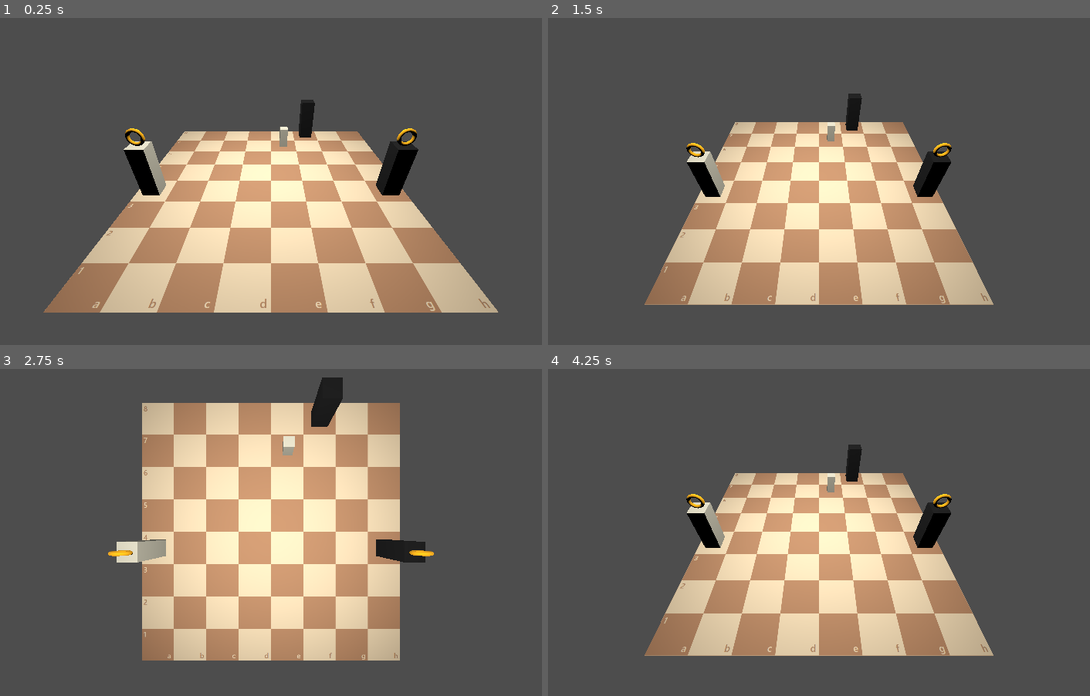
Above: before the commit, frames 1-4 (two rows, left to right).
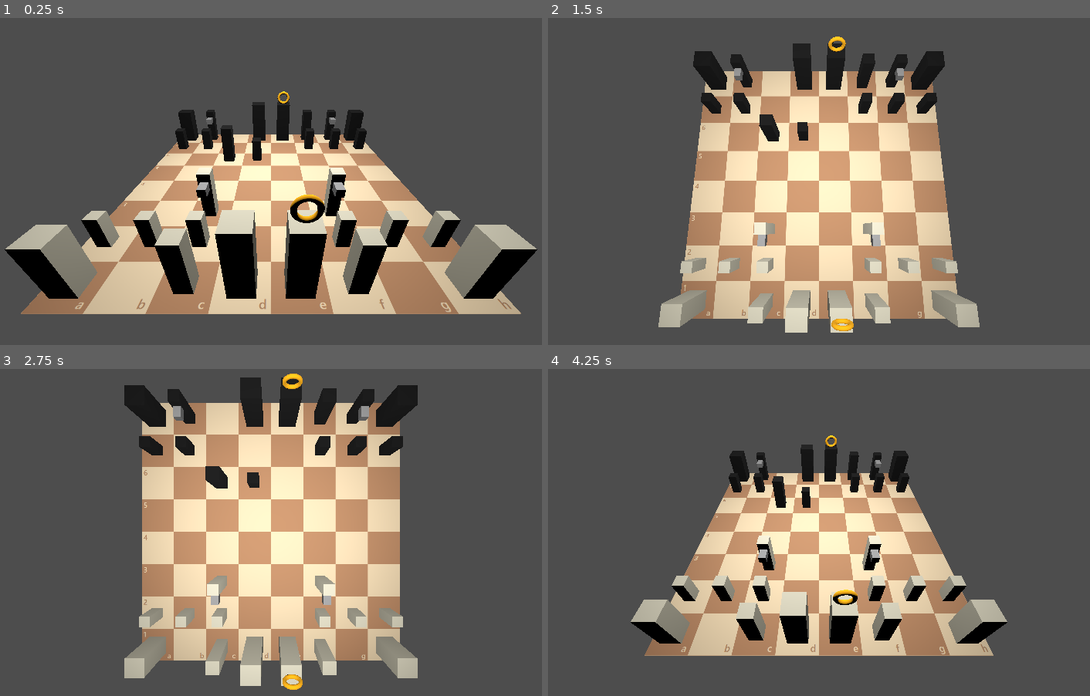
Above: after the commit, the same moments.

Repository: kuboi1/godot-chess-3d
Game: Godot game, scene res://scenes/main.tscn
Same seed, same stepped clock (60 frames per second), same inputs: the game is played once before the commit and once after it.
Inputs (mouse positions are in pixels of both pictures, inside the frame that each line leads up to):
- Up to frame 1 (0.25 s): no input
- Up to frame 2 (1.5 s): move the mouse to (954, 161) at 0.52 s; hold W (chess_camera_up) 0.53-1.28 s; click (954, 161) at 0.67 s; move the mouse to (694, 197) at 1.27 s; tap S (chess_camera_down) at 1.35 s; click (694, 197) at 1.42 s
- Up to frame 3 (2.75 s): tap W (chess_camera_up) at 1.55 s; move the mouse to (330, 454) at 2.02 s; hold W (chess_camera_up) from 2.03 s (still down); click (330, 454) at 2.17 s
- Up to frame 4 (4.25 s): move the mouse to (786, 601) at 2.77 s; release W (chess_camera_up) at 2.78 s; tap W (chess_camera_up) at 2.85, 3.8 s; click (786, 601) at 2.92 s; tap Enter at 3.5 s; move the mouse to (1003, 584) at 3.52 s; hold S (chess_camera_down) from 3.53 s (still down); click (1003, 584) at 3.67 s

The runs differ from the first frame. In frame 1, 23% of the frame differs, in the area x 0-100%, y 22-91%; in frame 2, 28%, in the area x 17-83%, y 5-97%; in frame 3, 10%; in frame 4, 9.7%.
Error after the commit: Invalid access to property or key 'player_to_move' on a base object of type 'Node (ChessStartingPositionGenerator)'. (res://scenes/Chess/Controller/chess_contr…

Commit message:
update camera views and add player to move to starting pos gen

Diff:
--- a/project.godot
+++ b/project.godot
@@ -12,7 +12,7 @@
 
 config/name="chess-3d"
 run/main_scene="uid://d1uudo8essa02"
-config/features=PackedStringArray("4.4", "Forward Plus")
+config/features=PackedStringArray("4.5", "Forward Plus")
 config/icon="res://icon.svg"
 
 [display]
--- a/scenes/Chess/Board/chess_board.tscn
+++ b/scenes/Chess/Board/chess_board.tscn
@@ -36,7 +36,6 @@
 position_x = "b"
 
 [node name="Knight" parent="Tiles/B1" instance=ExtResource("5_ij87f")]
-transform = Transform3D(-1, 0, -8.74228e-08, 0, 1, 0, 8.74228e-08, 0, -1, 0, 0, 0)
 
 [node name="C1" parent="Tiles" instance=ExtResource("2_maaw1")]
 transform = Transform3D(1, 0, 0, 0, 1, 0, 0, 0, 1, -1.5, 0, 3.5)
@@ -67,7 +66,6 @@
 position_x = "g"
 
 [node name="Knight" parent="Tiles/G1" instance=ExtResource("5_ij87f")]
-transform = Transform3D(-1, 0, -8.74228e-08, 0, 1, 0, 8.74228e-08, 0, -1, 0, 0, 0)
 
 [node name="H1" parent="Tiles" instance=ExtResource("2_maaw1")]
 transform = Transform3D(1, 0, 0, 0, 1, 0, 0, 0, 1, 3.5, 0, 3.5)
@@ -362,6 +360,7 @@
 position_y = "8"
 
 [node name="Knight" parent="Tiles/B8" instance=ExtResource("5_ij87f")]
+transform = Transform3D(-1, 0, -8.742278e-08, 0, 1, 0, 8.742278e-08, 0, -1, -0.0, 0, -0.0)
 owner_player = 1
 
 [node name="C8" parent="Tiles" instance=ExtResource("2_maaw1")]
@@ -402,6 +401,7 @@
 position_y = "8"
 
 [node name="Knight" parent="Tiles/G8" instance=ExtResource("5_ij87f")]
+transform = Transform3D(-1, 0, -8.742278e-08, 0, 1, 0, 8.742278e-08, 0, -1, -0.0, 0, -0.0)
 owner_player = 1
 
 [node name="H8" parent="Tiles" instance=ExtResource("2_maaw1")]
--- a/scenes/Chess/Camera/chess_camera.gd
+++ b/scenes/Chess/Camera/chess_camera.gd
@@ -3,37 +3,37 @@
 
 
 enum Position {
-	PLAYER_WHITE,
-	PLAYER_BLACK,
-	OVERHEAD_WHITE,
-	OVERHEAD_BLACK
+	WHITE_DEFAULT,
+	BLACK_DEFAULT,
+	WHITE_OVERHEAD,
+	BLACK_OVERHEAD
 }
 
 const STARTING_POSITIONS = {
-	Position.PLAYER_WHITE: {
+	Position.WHITE_DEFAULT: {
 		'arm_length': 7.0,
 		'rotation': Vector3(deg_to_rad(-32.0), deg_to_rad(0.0), deg_to_rad(0.0))
 	},
-	Position.PLAYER_BLACK: {
+	Position.BLACK_DEFAULT: {
 		'arm_length': 7.0,
 		'rotation': Vector3(deg_to_rad(-32.0), deg_to_rad(180.0), deg_to_rad(0.0))
 	}
 }
 
 const POSITIONS = {
-	Position.PLAYER_WHITE: {
+	Position.WHITE_DEFAULT: {
 		'arm_length': 8.0,
 		'rotation': Vector3(deg_to_rad(-45.0), deg_to_rad(0.0), deg_to_rad(0.0))
 	},
-	Position.PLAYER_BLACK: {
+	Position.BLACK_DEFAULT: {
 		'arm_length': 8.0,
 		'rotation': Vector3(deg_to_rad(-45.0), deg_to_rad(180.0), deg_to_rad(0.0))
 	},
-	Position.OVERHEAD_WHITE: {
+	Position.WHITE_OVERHEAD: {
 		'arm_length': 7.0,
 		'rotation': Vector3(deg_to_rad(-90.0), deg_to_rad(0.0), deg_to_rad(0.0))
 	},
-	Position.OVERHEAD_BLACK: {
+	Position.BLACK_OVERHEAD: {
 		'arm_length': 7.0,
 		'rotation': Vector3(deg_to_rad(-90.0), deg_to_rad(180.0), deg_to_rad(0.0))
 	}
@@ -47,7 +47,7 @@
 
 @onready var n_spring_arm = $SpringArm3D
 
-var _current_position: Position = Position.PLAYER_WHITE
+var _current_position: Position = Position.WHITE_DEFAULT
 var _current_player: ChessController.Player = ChessController.Player.WHITE
 
 var _position_locked: bool = false
@@ -62,9 +62,9 @@
 			return
 
 		if _current_player == ChessController.Player.WHITE:
-			_change_position(Position.OVERHEAD_WHITE, overhead_timing)
+			_change_position(Position.WHITE_OVERHEAD, overhead_timing)
 		elif _current_player == ChessController.Player.BLACK:
-			_change_position(Position.OVERHEAD_BLACK, overhead_timing)
+			_change_position(Position.BLACK_OVERHEAD, overhead_timing)
 
 	if event.is_action_pressed('chess_camera_down'):
 		if not _is_overhead():
@@ -100,9 +100,9 @@
 	var pos: Position
 	match _current_player:
 		ChessController.Player.WHITE:
-			pos = Position.PLAYER_WHITE
+			pos = Position.WHITE_DEFAULT
 		ChessController.Player.BLACK:
-			pos = Position.PLAYER_BLACK
+			pos = Position.BLACK_DEFAULT
 		_:
 			return
 
@@ -114,7 +114,7 @@
 
 
 func _is_overhead() -> bool:
-	return _current_position in [Position.OVERHEAD_WHITE, Position.OVERHEAD_BLACK]
+	return _current_position in [Position.WHITE_OVERHEAD, Position.BLACK_OVERHEAD]
 
 
 func _on_position_change_finished() -> void:
--- a/scenes/Chess/Controller/chess_controller.gd
+++ b/scenes/Chess/Controller/chess_controller.gd
@@ -37,11 +37,15 @@
 	if starting_position_generator:
 		if starting_position_generator.active:
 			starting_position_generator.generate_position(_board_tiles)
-		# Free generator it will not be needed anymore
+			_current_player = starting_position_generator.player_to_move
+		# Free the generator it will not be needed anymore
 		# Remove this in the future if resets or new positions are implemented
 		starting_position_generator.queue_free()
 
 	n_camera.call_deferred('set_player', _current_player, true)
+
+	# Safety check for positions starting with check/checkmate/stalemate
+	_check_for_game_over(_current_player)
 
 
 func _input(event: InputEvent) -> void:
--- a/scenes/main.tscn
+++ b/scenes/main.tscn
@@ -6,29 +6,32 @@
 
 [sub_resource type="Resource" id="Resource_jyhfs"]
 script = ExtResource("3_sugp2")
-position = "a4"
-piece = 0
-player = 0
+position = "d1"
 metadata/_custom_type_script = "uid://d26fqpjk5yt8i"
 
 [sub_resource type="Resource" id="Resource_sugp2"]
 script = ExtResource("3_sugp2")
 position = "h4"
-piece = 0
 player = 1
 metadata/_custom_type_script = "uid://d26fqpjk5yt8i"
 
 [sub_resource type="Resource" id="Resource_tbgi4"]
 script = ExtResource("3_sugp2")
-position = "e7"
-piece = 5
-player = 0
+position = "d8"
+piece = 2
+player = 1
 metadata/_custom_type_script = "uid://d26fqpjk5yt8i"
 
 [sub_resource type="Resource" id="Resource_tefeu"]
 script = ExtResource("3_sugp2")
-position = "f8"
-piece = 1
+position = "d5"
+piece = 5
+metadata/_custom_type_script = "uid://d26fqpjk5yt8i"
+
+[sub_resource type="Resource" id="Resource_o6xl0"]
+script = ExtResource("3_sugp2")
+position = "e7"
+piece = 5
 player = 1
 metadata/_custom_type_script = "uid://d26fqpjk5yt8i"
 
@@ -38,8 +41,10 @@
 starting_position_generator = NodePath("ChessStartingPositionGenerator")
 
 [node name="ChessStartingPositionGenerator" parent="ChessController" instance=ExtResource("2_0wfyh")]
-_placements = Array[ExtResource("3_sugp2")]([SubResource("Resource_jyhfs"), SubResource("Resource_sugp2"), SubResource("Resource_tbgi4"), SubResource("Resource_tefeu")])
-_fen_notation_position = "1K2n3/3PR3/2k2P2/5R2/3PP1pr/4p2P/3bpB2/8"
+use_position = 1
+player_to_move = 1
+_placements = Array[ExtResource("3_sugp2")]([SubResource("Resource_jyhfs"), SubResource("Resource_sugp2"), SubResource("Resource_tbgi4"), SubResource("Resource_tefeu"), SubResource("Resource_o6xl0")])
+_fen_notation_position = "rn1qkbnr/pp3ppp/2bp4/8/8/2N2N2/PPP2PPP/R1BQKB1R"
 
 [node name="SpotLight3D" type="SpotLight3D" parent="."]
 transform = Transform3D(1, 0, 0, 0, 0.022792, 0.99974, 0, -0.99974, 0.022792, 0, 9.10203, 0)
Not shown: 1 places in scenes/main.tscn that only renumber resources
